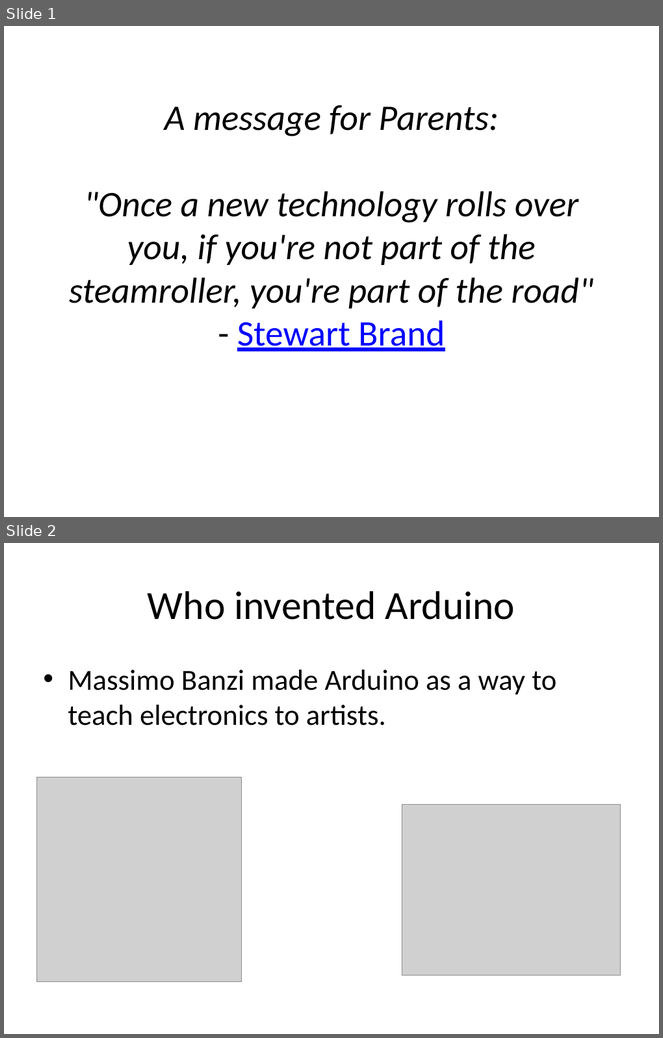
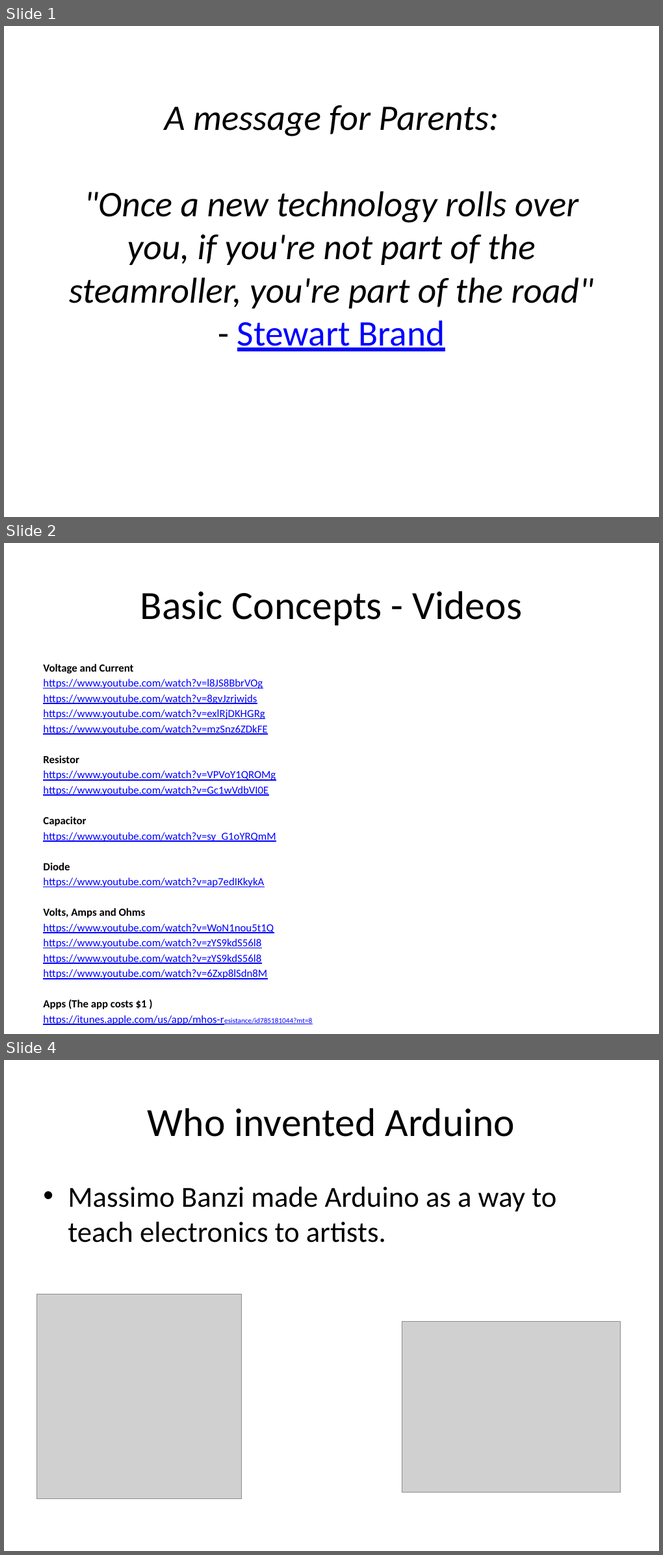
Before and after one commit to andaluri/ArduinoWorkshop1, a slide deck: ArduinoWorkshop1.pptx. Shown one above the other, each under a label of ours: slides 1 and 2 before the commit, slides 1, 2 and 4 after it; the slides between them are not shown. The pictures are 663x1038 and 663x1555 pixels, drawn with LibreOffice and Linux fonts; fonts in the diff are those of the drawing; grey boxes stand for pictures. Boxes give left, top, right and bottom in pixels: in the first picture for what was removed or moved away, otherwise in the second. Text is boxed around its words. In the diff, an @@ line names an element or a change of style, - is before the commit and + after.

```diff
--- a/ArduinoWorkshop1.pptx
+++ b/ArduinoWorkshop1.pptx
@@ slide 2 added at (x1=4, y1=543, x2=659, y2=1034), background #FFFFFF @@
@@ title added at (x1=140, y1=591, x2=523, y2=626), 44 pt, text #000000 @@
+Basic Concepts - Videos
@@ text added at (x1=43, y1=664, x2=312, y2=1025), 12 pt, text #0000FF, underline @@
+Voltage and Current
+https://www.youtube.com/watch?v=l8JS8BbrVOg
+https://www.youtube.com/watch?v=8gvJzrjwjds
+https://www.youtube.com/watch?v=exlRjDKHGRg
+https://www.youtube.com/watch?v=mzSnz6ZDkFE
+Resistor
+https://www.youtube.com/watch?v=VPVoY1QROMg
+https://www.youtube.com/watch?v=Gc1wVdbVI0E
+Capacitor
+https://www.youtube.com/watch?v=sy_G1oYRQmM
+Diode
+https://www.youtube.com/watch?v=ap7edIKkykA
+Volts, Amps and Ohms
+https://www.youtube.com/watch?v=WoN1nou5t1Q
+https://www.youtube.com/watch?v=zYS9kdS56l8
+https://www.youtube.com/watch?v=zYS9kdS56l8
+https://www.youtube.com/watch?v=6Zxp8lSdn8M
+Apps (The app costs $1 )
+https://itunes.apple.com/us/app/mhos-resistance/id785181044?mt=8
@@ what was slide 2 is now slide 4 @@
```
Also in this commit, not shown: 4 slides changed, 8 other slides added, 2 slides removed, 9 other files.
